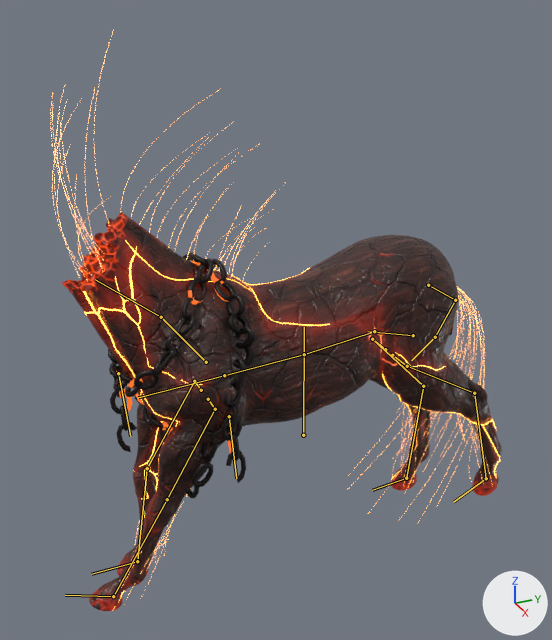
Before and after pictures for a commit that changed the glTF model art/mobs/mula_sem_cabeca/mula_sem_cabeca.gltf.
The view is the same before and after, from a 50 mm camera at (3.04, -1.52, 2.81) aimed at (-0.07, -0.13, 1.26). The lights are fixed; the arrows at lower right show +X, +Y and +Z. The first picture is the older version. Both versions are drawn at frame 5 of the action 'Run'; the numbers are the values there. The bones that change, and the others that lie on the model, are drawn over the model as lines.

Objects in the first picture: 'Mula', 'MulaChains', 'MulaFlames', 'MulaVeins'.
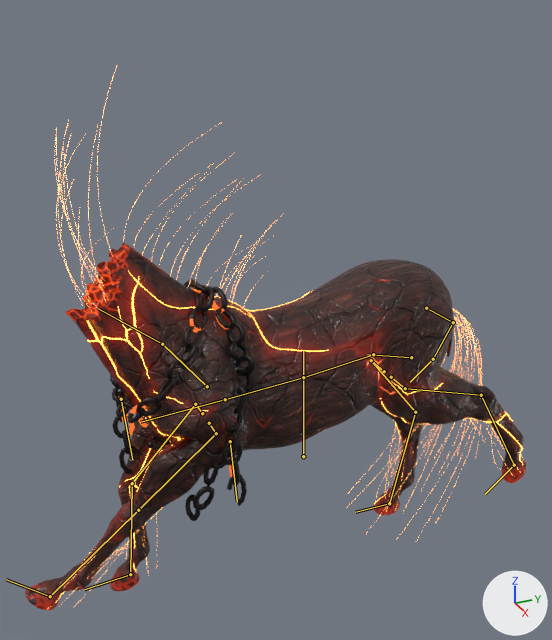
The change in detail:
Bone 'BackFoot.L' (bone_backfoot_l) moves from (0.0, -1.68, -0.25) to (0.0, -2.44, -0.4).
Bone 'BackFoot.L' (bone_backfoot_l) turns from (24, 0, 0) to (38, 0, 0) degrees about its own x, y and z.
Bone 'BackFoot.R' (bone_backfoot_r) moves from (0.0, -0.45, 0.25) to (0.0, -0.02, 0.86).
Bone 'BackFoot.R' (bone_backfoot_r) turns from (3, 0, 0) to (-4, 0, 0) degrees about its own x, y and z.
Bone 'Body' (bone_body) moves from (0.0, -0.53, 0.0) to (0.0, -1.04, 0.0).
Bone 'BackUpLeg.L' (bone_backupleg_l) turns from (27, 0, 0) to (40, 0, 1) degrees about its own x, y and z.
Bone 'BackLowLeg.L' (bone_backlowleg_l) turns from (-4, 0, 0) to (-2, 0, 0) degrees about its own x, y and z.
Bone 'BackUpLeg.R' (bone_backupleg_r) turns from (12, 0, 0) to (6, 0, 0) degrees about its own x, y and z.
Bone 'FrontUpLeg.L' (bone_frontupleg_l) turns from (-25, 2, 3) to (-45, 4, 5) degrees about its own x, y and z.
Bone 'FrontUpLeg.R' (bone_frontupleg_r) turns from (-28, -1, -2) to (-40, -2, -2) degrees about its own x, y and z.
Bone 'FrontLowLeg.R' (bone_frontlowleg_r) turns from (26, 0, 0) to (41, 0, 0) degrees about its own x, y and z.
Bone 'FrontFoot.L' (bone_frontfoot_l) moves from (0.0, 1.68, 0.0) to (0.0, 2.8, -0.46).
Bone 'FrontFoot.L' (bone_frontfoot_l) turns from (-24, 0, 0) to (-44, 0, 0) degrees about its own x, y and z.
Bone 'FrontFoot.R' (bone_frontfoot_r) moves from (0.0, 0.97, 0.24) to (0.0, 1.15, 0.51).
Bone 'FrontFoot.R' (bone_frontfoot_r) turns from (-2, 0, 0) to (2, 0, 0) degrees about its own x, y and z.

Location of each change, [x1, y1, x2, y2] in pixels of the pictures (552 x 640 px):
'Mula', posed (14% wider, 8% shorter)
    before: [62, 212, 502, 611]
    after: [25, 243, 526, 610]
'MulaChains', posed
    before: [108, 252, 255, 498]
    after: [110, 279, 256, 521]
'MulaFlames', posed
    before: [51, 30, 496, 600]
    after: [55, 66, 523, 607]
'MulaVeins', posed (13% wider, 9% shorter)
    before: [83, 240, 500, 611]
    after: [50, 271, 523, 607]
bone 'BackFoot.L', root to tip
    before: (486, 478) to (453, 502)
    after: (514, 465) to (485, 494)
bone 'BackFoot.R', root to tip
    before: (406, 478) to (372, 490)
    after: (389, 503) to (355, 512)
bone 'Body', root to tip
    before: (303, 435) to (304, 327)
    after: (303, 456) to (303, 351)
bone 'BackUpLeg.L', root to tip
    before: (407, 366) to (474, 393)
    after: (405, 388) to (481, 395)
bone 'BackLowLeg.L', root to tip
    before: (474, 393) to (486, 478)
    after: (481, 395) to (514, 465)
bone 'BackUpLeg.R', root to tip
    before: (372, 339) to (423, 386)
    after: (371, 360) to (415, 412)
bone 'FrontUpLeg.L', root to tip
    before: (215, 409) to (167, 499)
    after: (216, 433) to (138, 510)
bone 'FrontUpLeg.R', root to tip
    before: (194, 381) to (147, 468)
    after: (195, 404) to (132, 483)
bone 'FrontLowLeg.R', root to tip
    before: (147, 468) to (137, 561)
    after: (132, 483) to (130, 574)
bone 'FrontFoot.L', root to tip
    before: (113, 596) to (65, 595)
    after: (50, 596) to (6, 579)
bone 'FrontFoot.R', root to tip
    before: (137, 561) to (91, 574)
    after: (130, 574) to (84, 589)
